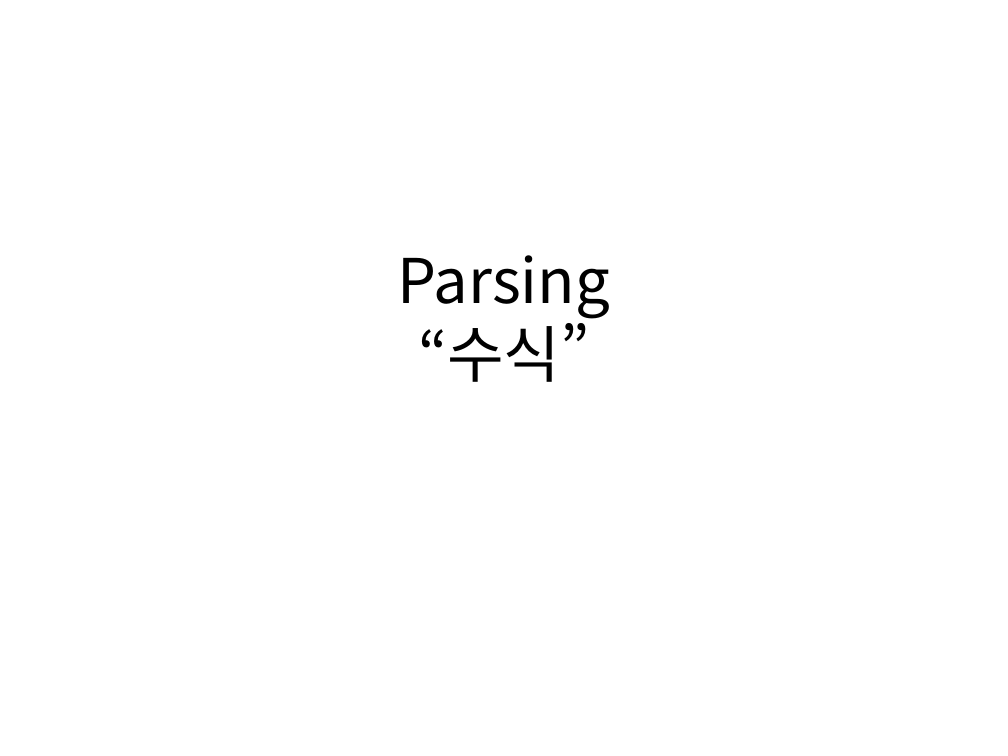
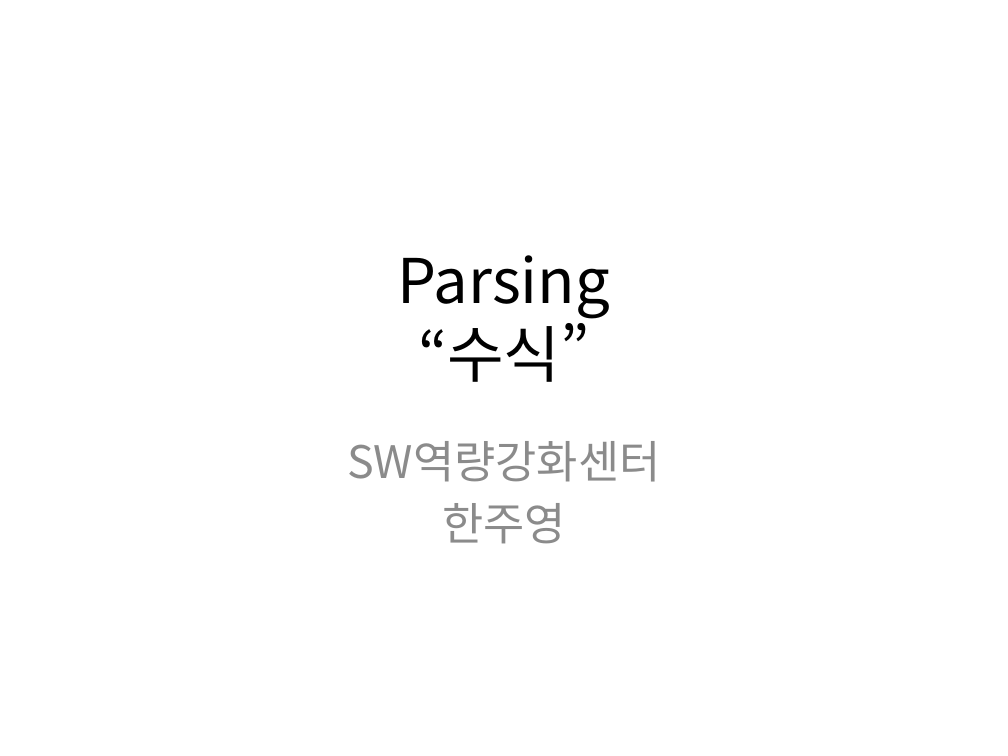
Before and after one commit to jooyunghan/parsing_basics, a slide deck: slide 1 of slides/Parsing 수식.pptx. Drawn at 1008x756 pixels with LibreOffice and Linux fonts; fonts in the diff are those of the drawing. Boxes give left, top, right and bottom in pixels: in the first picture for what was removed or moved away, otherwise in the second. Text is boxed around its words. In the diff, an @@ line names an element or a change of style, - is before the commit and + after.

Commit message:
parse 2-1
updated 'Parsing 수식'
and added new 'calc_java' sample

```diff
--- a/slides/Parsing 수식.pptx
+++ b/slides/Parsing 수식.pptx
@@ subtitle added at [347,441,660,544], 32 pt, text #8C8C8C @@
+SW역량강화센터
+한주영
```
Also in this commit, not shown: 7 other slides changed, 14 slides added, 1 slide removed, 8 other files.
